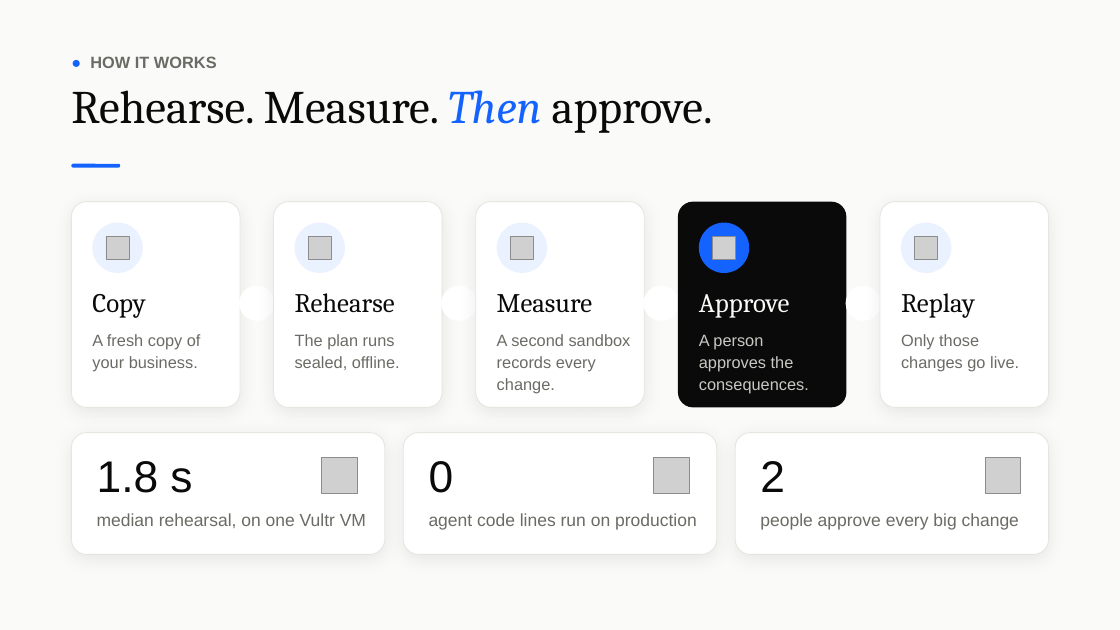
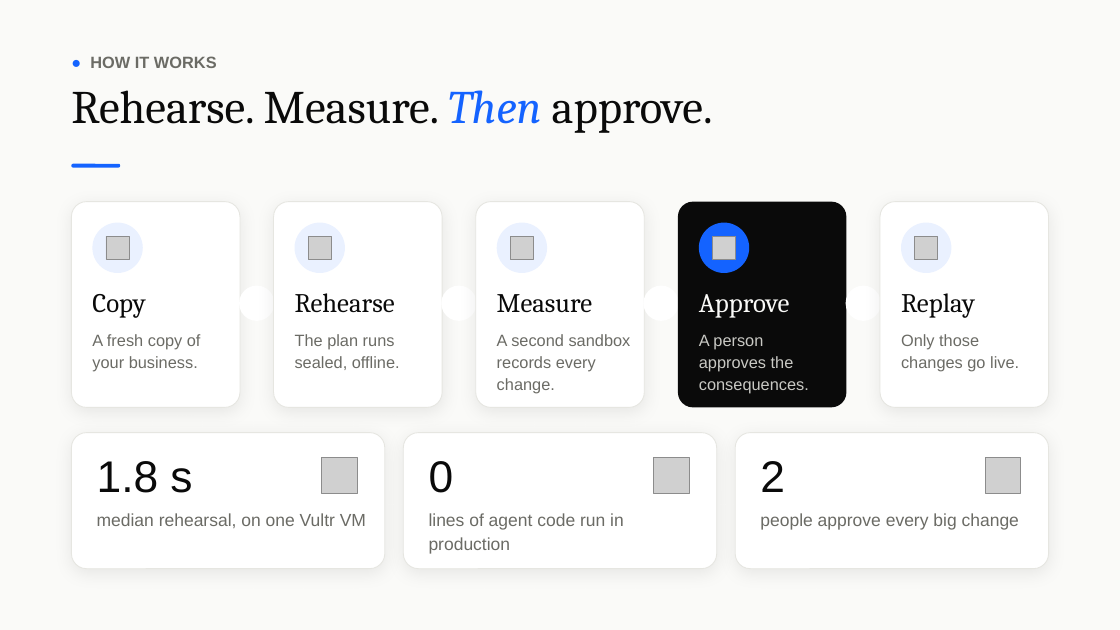
Before and after one commit to vidigoat/stunt-double, a slide deck: slide 3 of presentation/StuntDouble.pptx. Drawn at 1120x630 pixels with LibreOffice and Linux fonts; fonts in the diff are those of the drawing; grey boxes stand for pictures; background and template pictures are left out. Boxes give left, top, right and bottom in pixels: in the first picture for what was removed or moved away, otherwise in the second. Text is boxed around its words. In the diff, an @@ line names an element or a change of style, - is before the commit and + after.

```diff
--- a/presentation/StuntDouble.pptx
+++ b/presentation/StuntDouble.pptx
@@ rounded rectangle: place and size @@
-rounded rectangle at [71, 433, 385, 555]
+rounded rectangle at [71, 433, 385, 569]
@@ rounded rectangle: place and size @@
-rounded rectangle at [403, 433, 717, 555]
+rounded rectangle at [403, 433, 717, 569]
@@ proportions changed in 3 elements at [71, 433, 385, 569], [403, 433, 717, 569], [735, 433, 1049, 569] @@
@@ rounded rectangle: place and size @@
-rounded rectangle at [735, 433, 1049, 555]
+rounded rectangle at [735, 433, 1049, 569]
@@ text at [429, 513, 624, 554]: text changed @@
-agent code lines run on production
+lines of agent code run in production
```
Also in this commit, not shown: 4 other slides changed, 2 other files.
